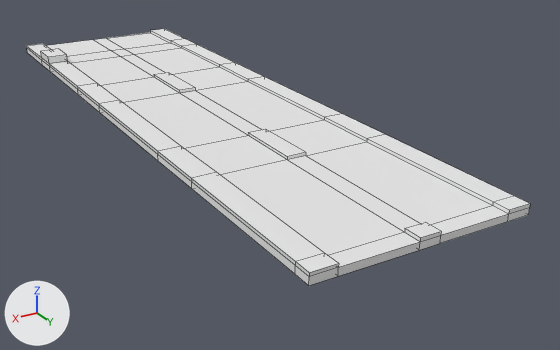
An edit to the OBJ model 2670Project/Assets/Models/River1.obj, drawn before and after from the same camera.
Both versions are drawn from a 50 mm camera at (-37.7, 131.4, 72.9) aimed at (-149.5, -55.0, -20.3). Arrows for +X, +Y and +Z are at lower left; the lights stay in place. Mesh edges are drawn as thin lines. Where no turn or scale is listed for an object, it has been applied to the vertices.

Objects in the first picture: 'River1'.
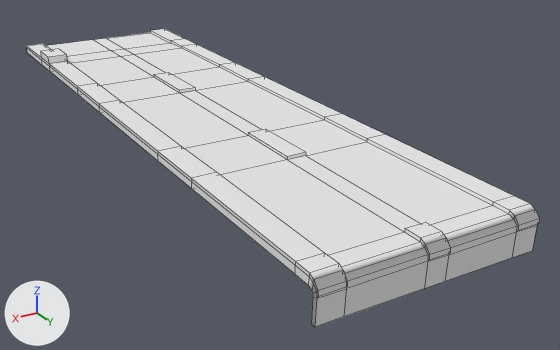
Diff of the bpy script that builds the scene:
```diff
--- a/2670Project/Assets/Models/River1.obj.py
+++ b/2670Project/Assets/Models/River1.obj.py
@@ me_river1 @@
 # used by ob_river1; location = (0.0, 0.0, 0.0)
-me_river1.from_pydata(...)  # 160 vertices, 158 faces; spans x -164.0..-106.0, y -174.0..27.0, z -3.0..3.0
+me_river1.from_pydata(...)  # 226 vertices, 224 faces; spans x -164.0..-106.0, y -174.0..31.0, z -11.0..3.0
+# me_river1 part 1
+# 8 faces are deleted
+# 60 vertices are added at x -164.0..-106.0, y 28.0..31.0, z -11.0..-1.0
+# 6 new vertices lie (0.0, 0.0, -7.0) away from vertices in x -164.0..-106.0, y 30.0, z -4.0
+# 74 new faces join them
 me_river1.materials.append(mat_test3_initialshadinggroup)
```

Boxes (x1, y1, x2, y2) around the edits, measured in the pictures (560 x 350 px):
'River1', reshaped (16% taller)
    before: (27, 29, 530, 285)
    after: (27, 29, 539, 327)
part 1 of me_river1, built on
    before: (309, 204, 530, 285)
    after: (309, 204, 539, 327)
